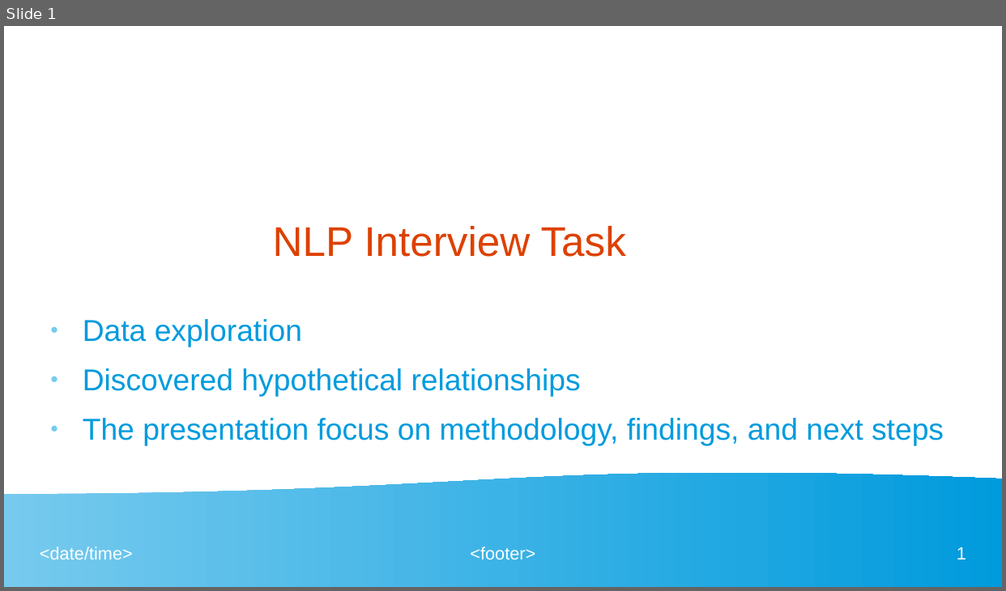
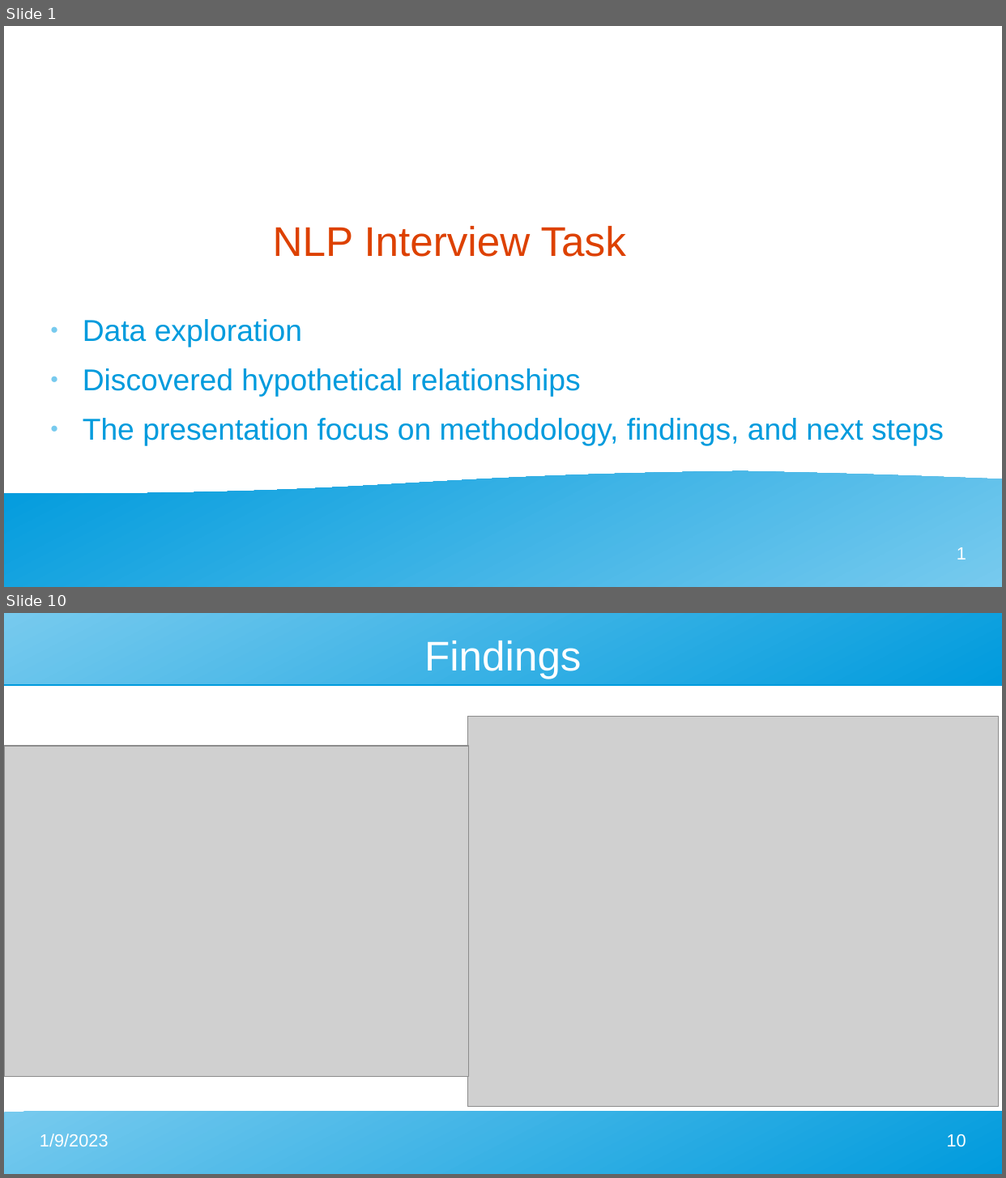
Before and after one commit to Madjeisah/NLP-Interview-Task, a slide deck: presentation.odp. Shown one above the other, each under a label of ours: slide 1 before the commit, slides 1 and 10 after it; the slides between them are not shown. The pictures are 1006x591 and 1006x1178 pixels, drawn with LibreOffice and Linux fonts; fonts in the diff are those of the drawing; grey boxes stand for pictures. Boxes give left, top, right and bottom in pixels: in the first picture for what was removed or moved away, otherwise in the second. Text is boxed around its words. In the diff, an @@ line names an element or a change of style, - is before the commit and + after.

```diff
--- a/presentation.odp
+++ b/presentation.odp
@@ slide 10 added at (x1=4, y1=613, x2=1002, y2=1174), background #FFFFFF @@
@@ freeform shape added at (x1=4, y1=613, x2=1002, y2=684), fill gradient #77CAEE to #009BDD @@
@@ title added at (x1=424, y1=641, x2=581, y2=679), 33 pt, text #FFFFFF @@
+Findings
@@ picture added at (x1=469, y1=716, x2=999, y2=1106) @@
@@ picture added at (x1=4, y1=746, x2=469, y2=1078) @@
@@ freeform shape added at (x1=4, y1=1112, x2=1002, y2=1174), fill gradient #77CAEE to #009BDD @@
@@ text added at (x1=40, y1=1134, x2=108, y2=1147), 14 pt, text #FFFFFF @@
+1/9/2023
@@ page number added at (x1=947, y1=1135, x2=966, y2=1148), 14 pt, text #FFFFFF @@
+10
@@ slide 1 changed as well @@
@@ text "Data exploration" at (x1=83, y1=319, x2=944, y2=446): indent changed @@
@@ flow chart document removed at (x1=4, y1=472, x2=1002, y2=587) @@
@@ freeform shape added at (x1=4, y1=472, x2=1002, y2=587), fill gradient #77CAEE to #009BDD @@
@@ text removed at (x1=40, y1=547, x2=133, y2=560) @@
-<date/time>
@@ text removed at (x1=470, y1=547, x2=535, y2=560) @@
-<footer>
```
Also in this commit, not shown: 3 other slides changed, 9 other slides added, 12 slides removed.
